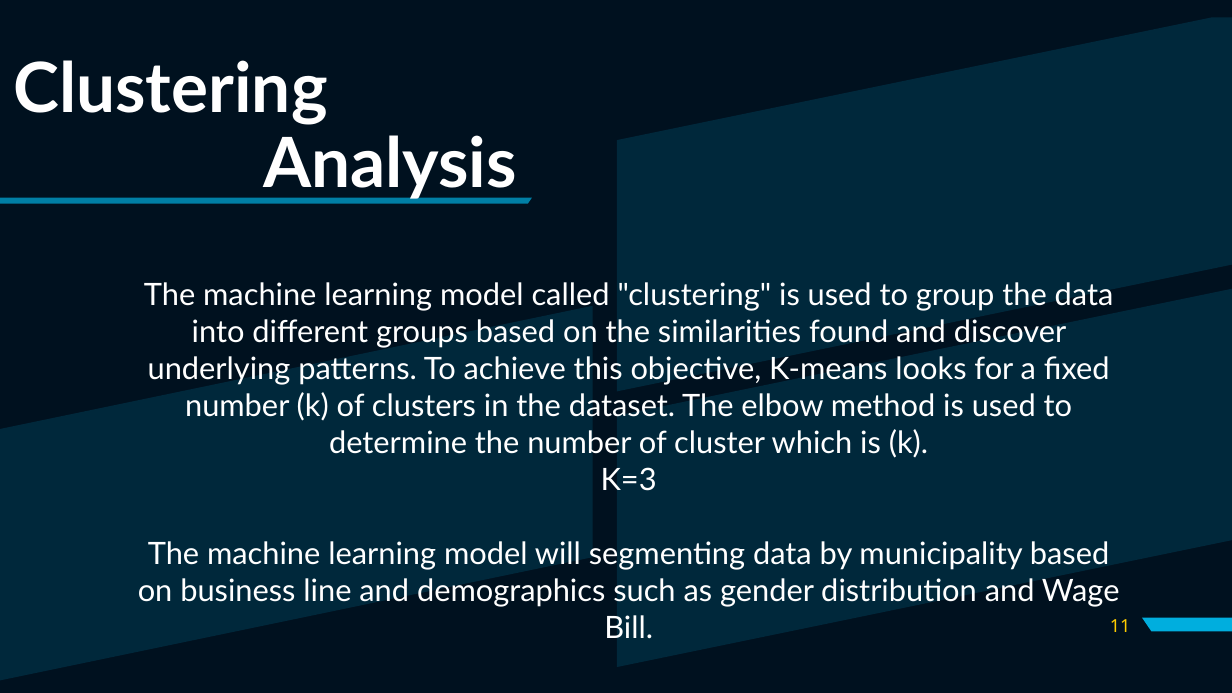
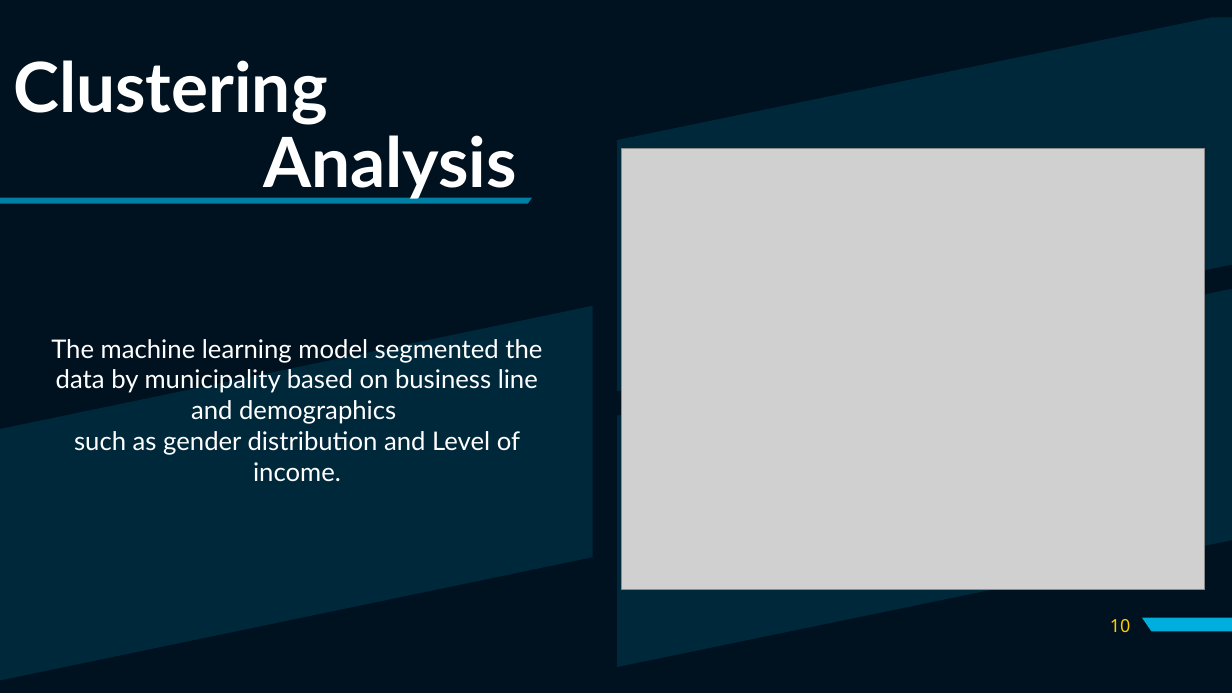
Before and after one commit to Ldave01/Best_Place_For_Business, a slide deck: slide 10 of Analyzing Business Location in Haiti.pptx (slide 11 before the commit). Drawn at 1232x693 pixels with LibreOffice and Linux fonts; fonts in the diff are those of the drawing; grey boxes stand for pictures. Boxes give left, top, right and bottom in pixels: in the first picture for what was removed or moved away, otherwise in the second. Text is boxed around its words. In the diff, an @@ line names an element or a change of style, - is before the commit and + after.

Commit message:
update

```diff
--- a/Analyzing Business Location in Haiti.pptx
+++ b/Analyzing Business Location in Haiti.pptx
@@ picture added at (x1=622, y1=149, x2=1205, y2=590) @@
@@ text removed at (x1=138, y1=282, x2=1120, y2=607) @@
-The machine learning model called "clustering" is used to group the data into different groups based on the similarities found and discover underlying patterns. To achieve this objective, K-means looks for a fixed number (k) of clusters in the dataset. The elbow method is used to determine the number of cluster which is (k).
-K=3
-The machine learning model will segmenting data by municipality based on business line and demographics such as gender distribution and Wage Bill.
@@ text added at (x1=51, y1=339, x2=542, y2=455), 20 pt, text #FFFFFF @@
+The machine learning model segmented the data by municipality based on business line and demographics
+such as gender distribution and Level of income.
@@ page number at (x1=1110, y1=619, x2=1131, y2=632): text changed @@
-11
+10
```
Also in this commit, not shown: 8 other slides changed, 3 slides added, 7 slides removed.
